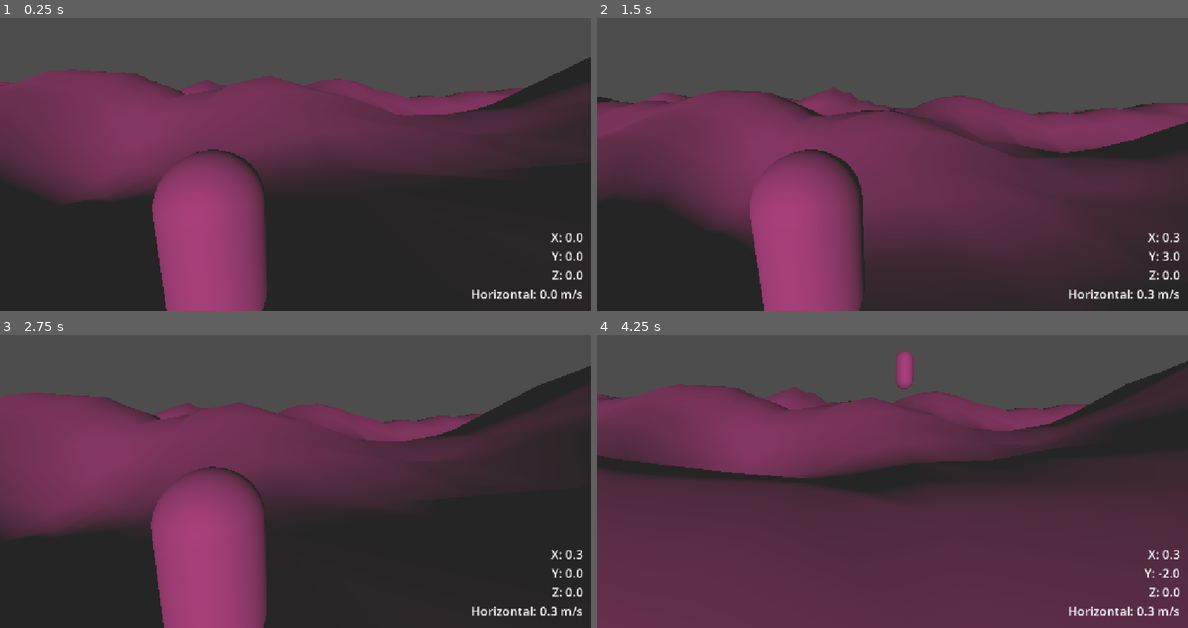
Above: before the commit, frames 1-4 (two rows, left to right).
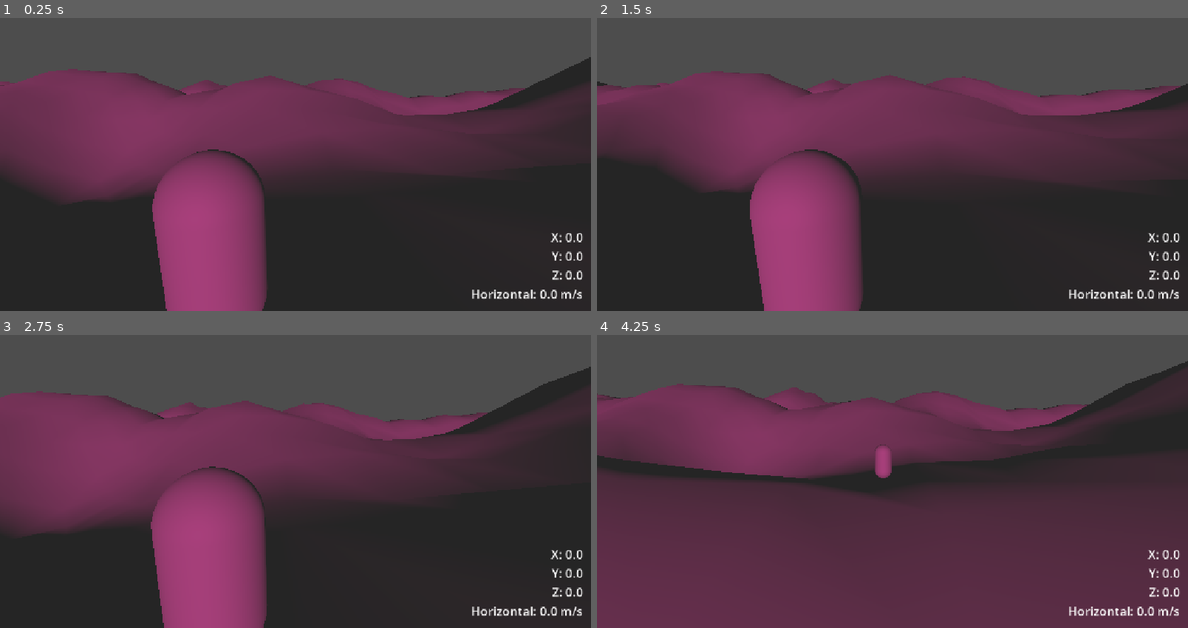
Above: after the commit, the same moments.

Repository: Mvfm-25/Tribes-Like
Game: Godot game, scene res://cenas/AyeMakSicur.tscn
The game is run twice, just before and just after one commit, with the same random seed, the same clock (stepped at 60 frames per second) and the same inputs.
Inputs (mouse positions are in pixels of both pictures, inside the frame that each line leads up to):
- Up to frame 1 (0.25 s): no input
- Up to frame 2 (1.5 s): tap Enter at 0.5 s; move the mouse to (922, 143) at 0.52 s; tap W (anda_f) at 0.6 s; tap Space (pula) at 0.77 s; move the mouse to (862, 146) at 1.27 s; tap S (anda_t) at 1.35 s
- Up to frame 3 (2.75 s): tap Space (pula) at 1.52 s; move the mouse to (307, 455) at 2.02 s; tap D (strafe_d) at 2.1 s
- Up to frame 4 (4.25 s): move the mouse to (886, 466) at 2.77 s; tap A (strafe_e) at 2.85 s; tap Space (pula) at 3.02, 3.77 s; move the mouse to (933, 466) at 3.52 s; hold Middle mouse button (troca_camera) from 3.53 s (still down)

The runs differ from the first frame. In frame 1, less than 0.1% of the frame differs, in the area x 1-100%, y 13-34%; in frame 2, 30%, in the area x 0-100%, y 18-96%; in frame 3, 0.5%; in frame 4, 0.8%.

Commit message:
Testes iniciais Air-strafing.

Diff:
--- a/tribes-like/scripts/jogador.gd
+++ b/tribes-like/scripts/jogador.gd
@@ -15,12 +15,14 @@
 		"strafe_e", "strafe_d", "anda_f", "anda_t"
 	)
 	var direcao := transform.basis * Vector3(input.x, 0.0, input.y)
-	velocity.x = direcao.x * speed
-	velocity.z = direcao.z * speed
 
 	if not is_on_floor():
 		velocity.y -= gravity * delta
-		velocity.x += delta * speed
+		if velocity.x < 50 :
+			velocity.x += direcao.x * delta * speed
+	elif is_on_floor():
+		velocity.x = direcao.x * speed
+		velocity.z = direcao.z * speed
 	elif Input.is_action_just_pressed("pula"):
 		velocity.y = jump_speed
 	elif velocity.y < 0.0 :
